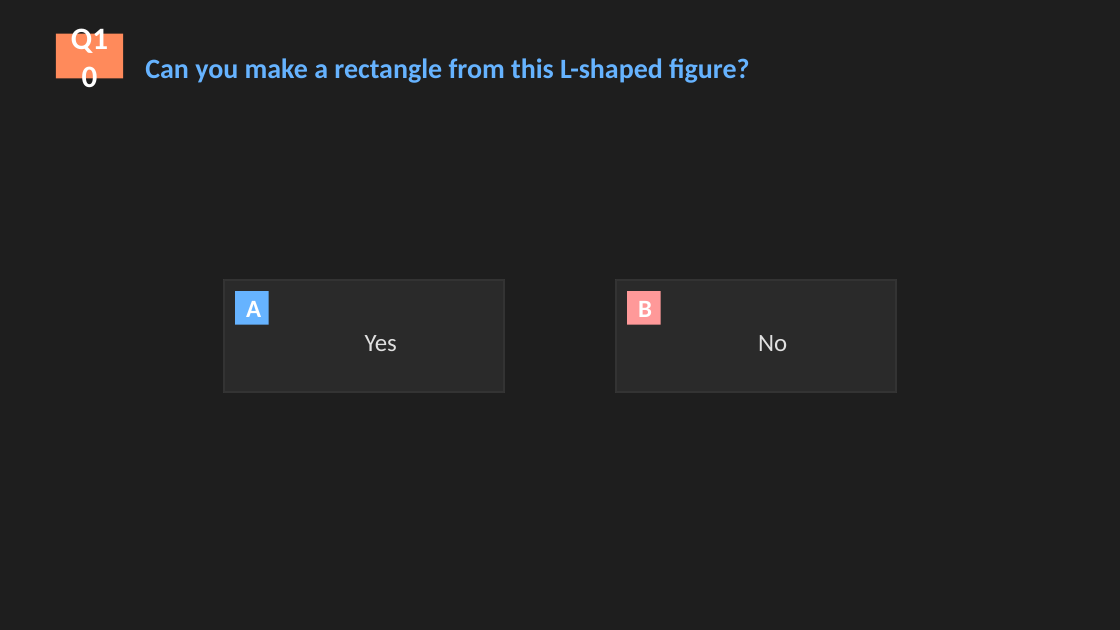
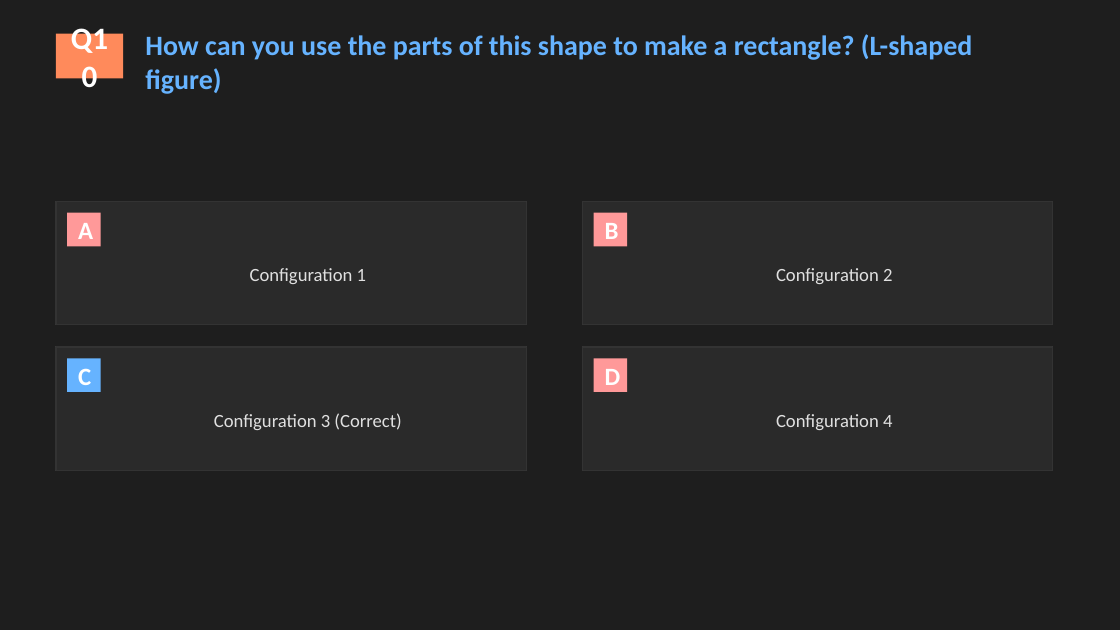
Before and after one commit to Regalx1/Math1-Quiz-Powerpoint, a slide deck: slide 19 of math-shapes-quiz-complete.pptx. Drawn at 1120x630 pixels with LibreOffice and Linux fonts; fonts in the diff are those of the drawing. Boxes give left, top, right and bottom in pixels: in the first picture for what was removed or moved away, otherwise in the second. Text is boxed around its words. In the diff, an @@ line names an element or a change of style, - is before the commit and + after.

```diff
--- a/math-shapes-quiz-complete.pptx
+++ b/math-shapes-quiz-complete.pptx
@@ text at <box>145,34,972,94</box>: text changed @@
-Can you make a rectangle from this L-shaped figure?
+How can you use the parts of this shape to make a rectangle? (L-shaped figure)
@@ rectangle: place and size @@
-rectangle at <box>224,280,504,392</box>
+rectangle at <box>56,202,526,325</box>
@@ rectangle added at <box>56,202,526,325</box>, outline #333333 1 pt @@
@@ rectangle: place and size @@
-rectangle at <box>616,280,896,392</box>
+rectangle at <box>582,202,1053,325</box>
@@ rectangle: place and size @@
-rectangle at <box>616,280,896,392</box>
+rectangle at <box>582,202,1053,325</box>
@@ rectangle "A": place and size @@
-rectangle "A" at <box>235,291,269,325</box>
+rectangle "A" at <box>67,213,101,246</box>
@@ rectangle "A" at <box>67,213,101,246</box>: fill #66B3FF to #FF9999 @@
@@ rectangle "B": place and size @@
-rectangle "B" at <box>627,291,661,325</box>
+rectangle "B" at <box>594,213,627,246</box>
@@ text added at <box>250,268,366,284</box>, 12 pt, text #E0E0E0 @@
+Configuration 1
@@ text added at <box>776,268,892,284</box>, 12 pt, text #E0E0E0 @@
+Configuration 2
@@ rectangle: place and size @@
-rectangle at <box>224,280,504,392</box>
+rectangle at <box>56,347,526,470</box>
@@ rectangle at <box>56,347,526,470</box>: fill none to #2A2A2A; outline #333333 1 pt to #555555 1 pt @@
@@ rectangle added at <box>56,347,526,470</box>, outline #333333 1 pt @@
@@ rectangle added at <box>67,358,101,392</box>, fill #66B3FF, 16 pt, text #FFFFFF, bold @@
+C
@@ text removed at <box>365,335,397,351</box> @@
-Yes
@@ rectangle added at <box>582,347,1053,470</box>, fill #2A2A2A, outline #555555 1 pt @@
@@ rectangle added at <box>582,347,1053,470</box>, outline #333333 1 pt @@
@@ rectangle added at <box>594,358,627,392</box>, fill #FF9999, 16 pt, text #FFFFFF, bold @@
+D
@@ text removed at <box>758,335,787,351</box> @@
-No
@@ text added at <box>214,413,401,430</box>, 12 pt, text #E0E0E0 @@
+Configuration 3 (Correct)
@@ text added at <box>776,414,892,430</box>, 12 pt, text #E0E0E0 @@
+Configuration 4
```
Also in this commit, not shown: 14 other slides changed, 2 slides added, 2 slides removed, 1 other file.
